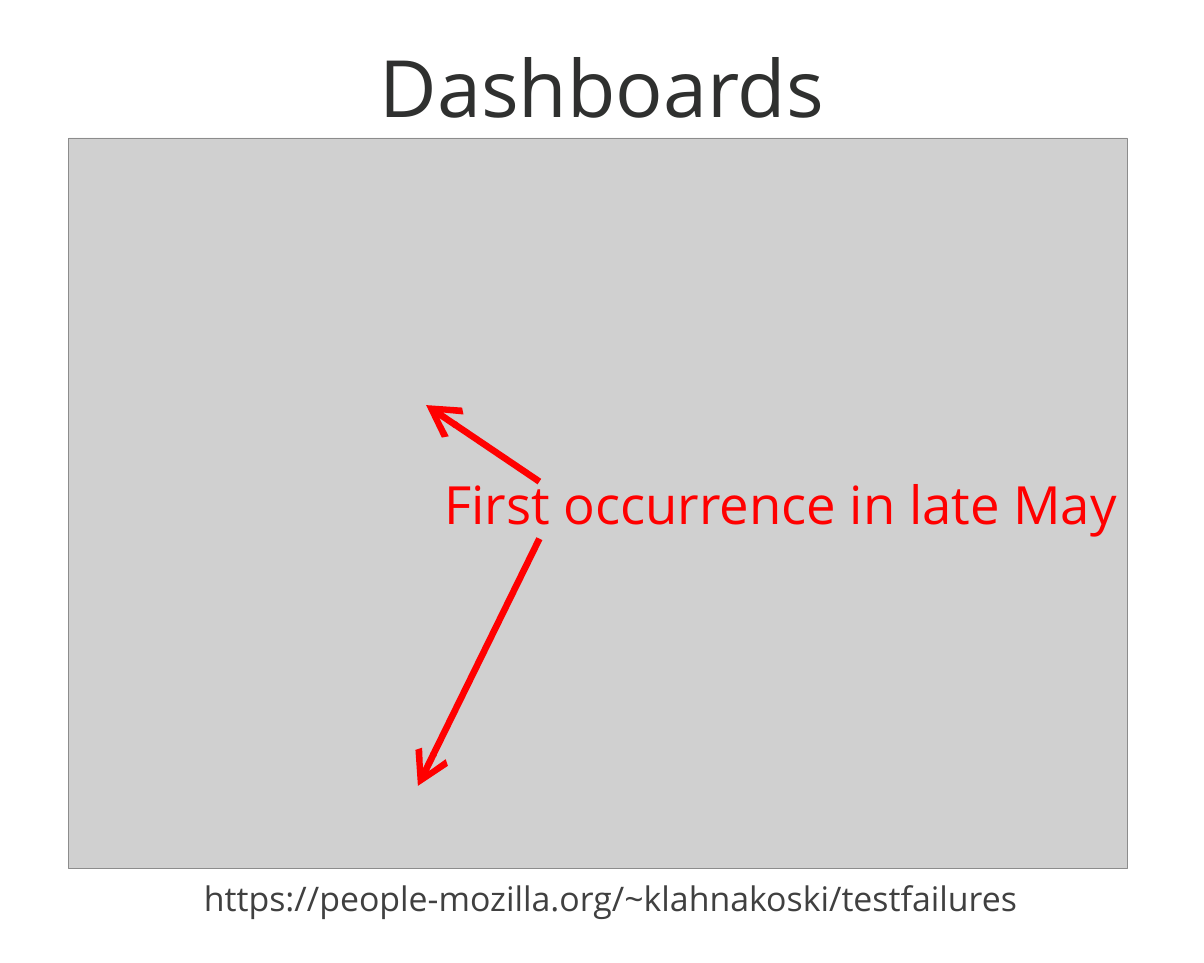
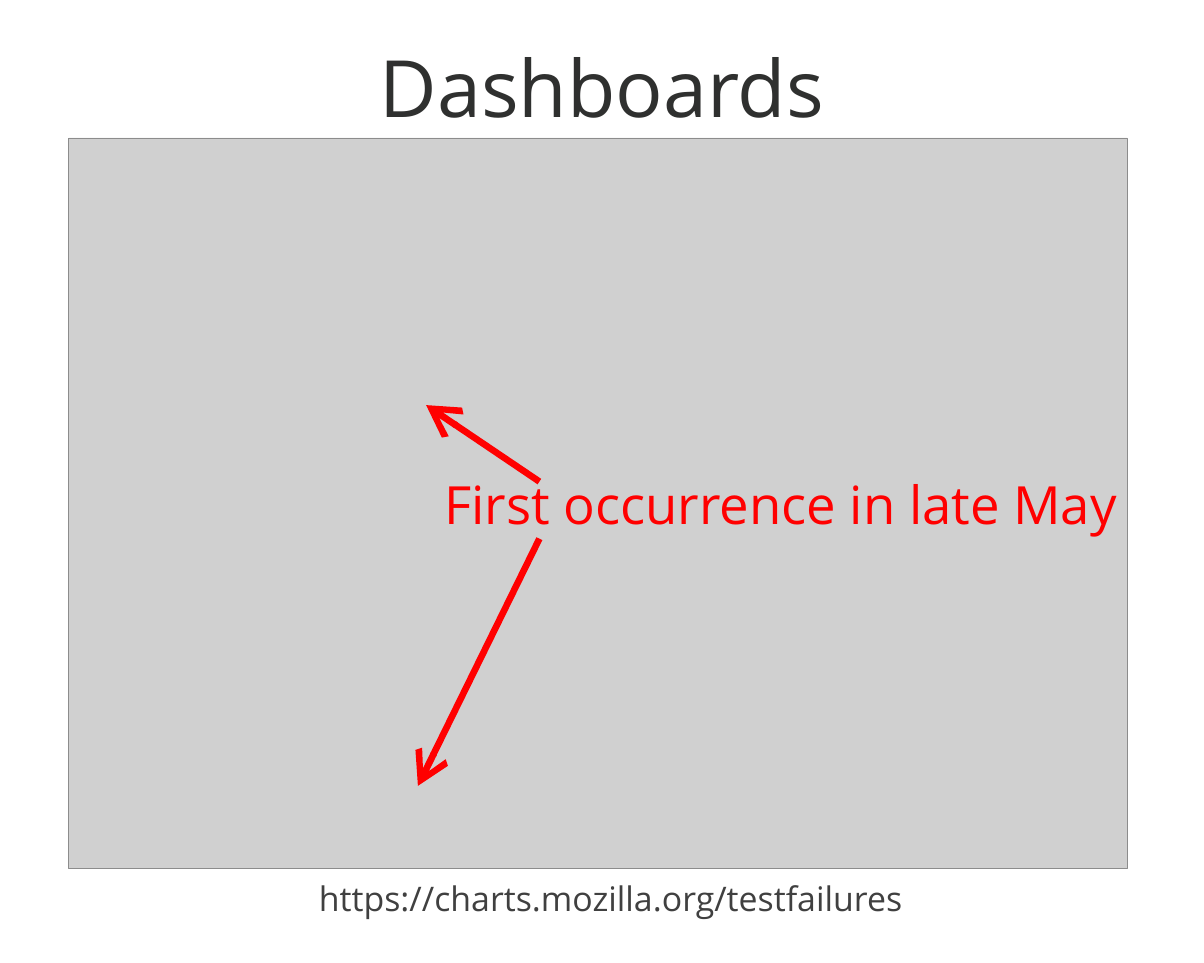
Before and after one commit to mozilla/ActiveData, a slide deck: slide 32 of docs/ActiveData Lightning 161207.ppt. Drawn at 1204x963 pixels with LibreOffice and Linux fonts; fonts in the diff are those of the drawing; grey boxes stand for pictures; background and template pictures are left out. Boxes give left, top, right and bottom in pixels: in the first picture for what was removed or moved away, otherwise in the second. Text is boxed around its words. In the diff, an @@ line names an element or a change of style, - is before the commit and + after.

```diff
--- a/docs/ActiveData Lightning 161207.ppt
+++ b/docs/ActiveData Lightning 161207.ppt
@@ text at bbox=[319, 885, 902, 919]: text changed @@
-https://people-mozilla.org/~klahnakoski/testfailures
+https://charts.mozilla.org/testfailures
```
Also in this commit, not shown: 6 other slides changed, 1 other file.
